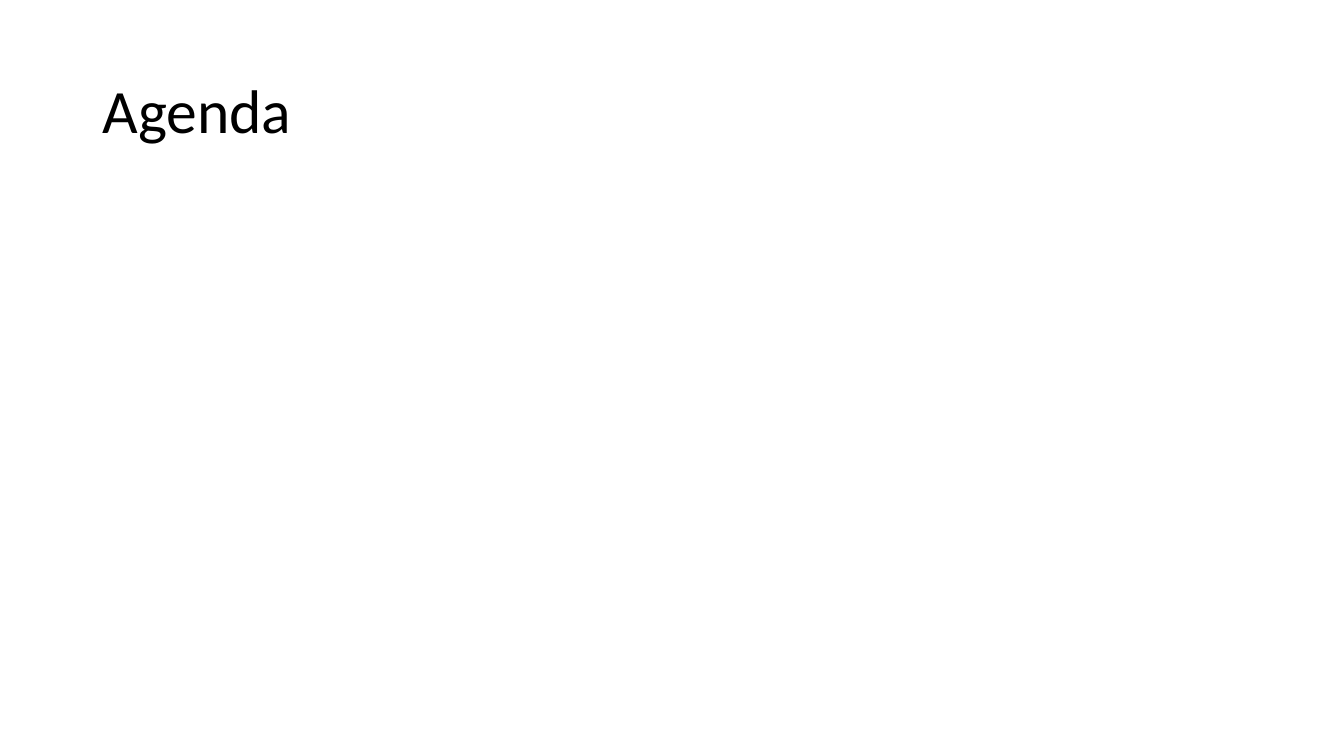
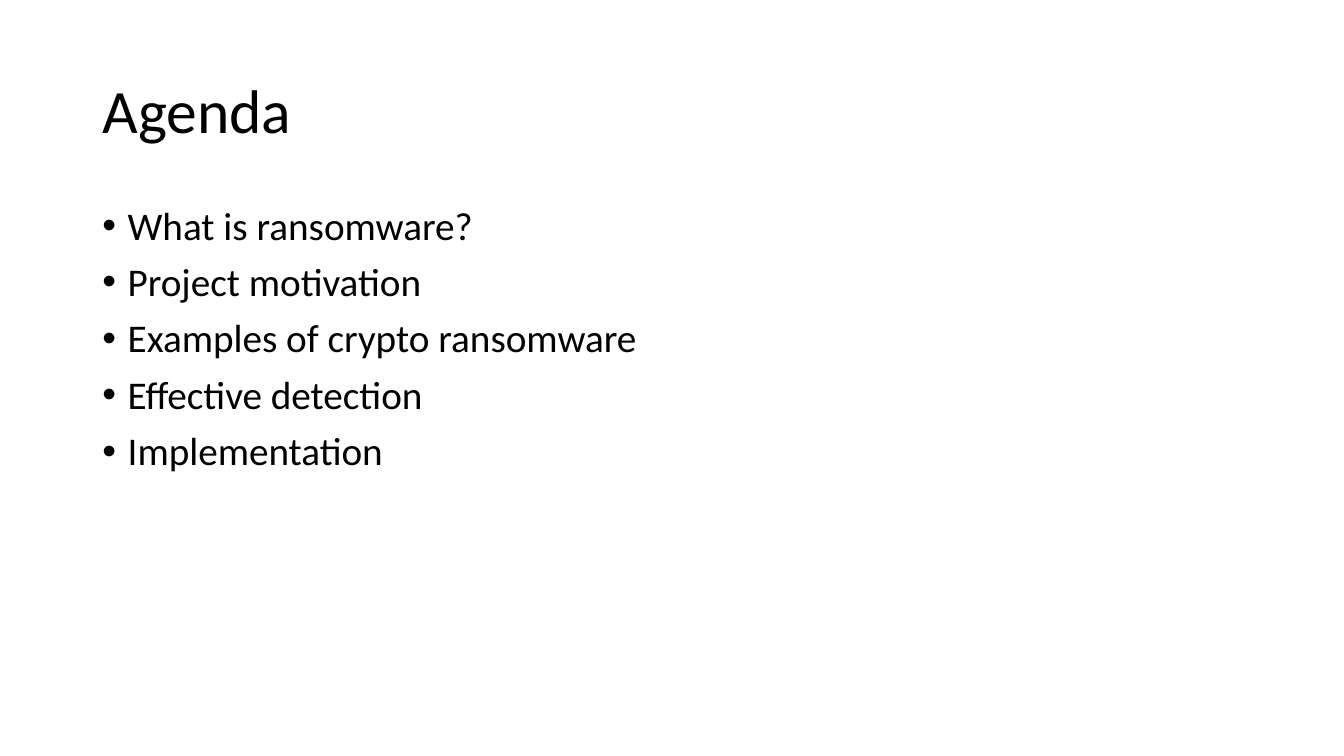
Before and after one commit to Mipt-OpenChannelSSD-Lab/Experiment, a slide deck: slide 2 of Ransome_SSD_project.pptx. Drawn at 1344x756 pixels with LibreOffice and Linux fonts; fonts in the diff are those of the drawing. Boxes give left, top, right and bottom in pixels: in the first picture for what was removed or moved away, otherwise in the second. Text is boxed around its words. In the diff, an @@ line names an element or a change of style, - is before the commit and + after.

Commit message:
presentation v1

```diff
--- a/Ransome_SSD_project.pptx
+++ b/Ransome_SSD_project.pptx
@@ text added at [128,212,636,472], 28 pt, text #000000 @@
+• What is ransomware?
+• Project motivation
+• Examples of crypto ransomware
+• Effective detection
+• Implementation
```
Also in this commit, not shown: 3 other slides changed, 1 slide added, 1 slide removed.
